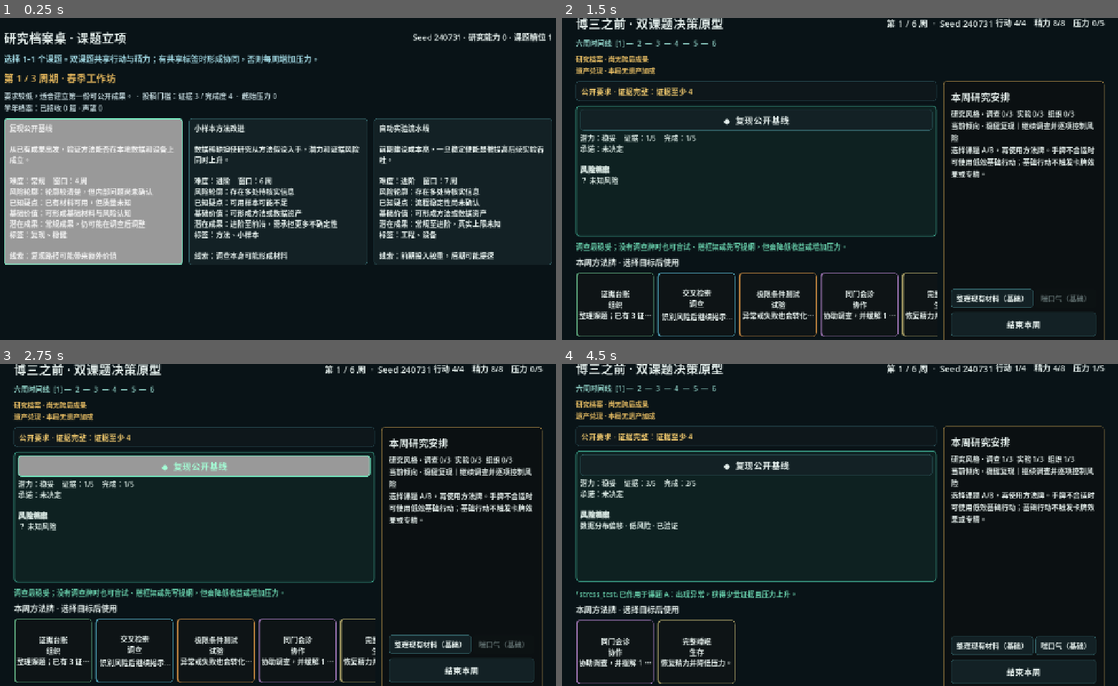
Above: before the commit, frames 1-4 (two rows, left to right).
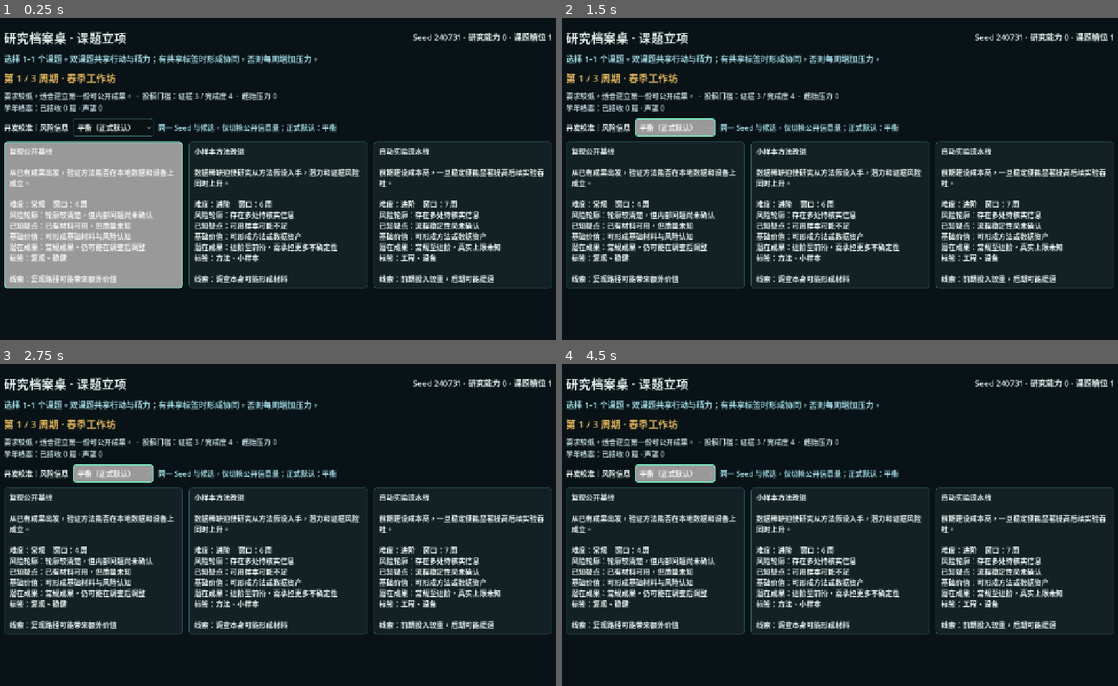
Above: after the commit, the same moments.

Repository: wangyuanjie035-creator/-test
Game: Godot game, scene res://scenes/topic_pool/dynamic_topic_entry.tscn
The game is run twice, just before and just after one commit, with the same random seed, the same clock (stepped at 60 frames per second) and the same inputs.
Inputs (mouse positions are in pixels of both pictures, inside the frame that each line leads up to):
- Up to frame 1 (0.25 s): no input
- Up to frame 2 (1.5 s): click (673, 127) at 0.5 s, where only the run after the commit has a clickable "平衡（正式默认）"; click (840, 63) at 1.25 s, where only the run before the commit has a clickable "开始研究周期（1 个课题）"
- Up to frame 3 (2.75 s): click (194, 467) at 2 s, where only the run before the commit has a clickable "◆ 复现公开基线"
- Up to frame 4 (4.5 s): click (612, 650) at 2.75 s, where only the run before the commit has a clickable "证据台账 组织 整理课题；已有 3 证据时额外获得 1 完…"; click (612, 650) at 3.5 s, where only the run before the commit has a clickable "交叉检索 调查 识别风险后继续揭示另一个未知风险，但压力 …"; click (612, 663) at 4.25 s, where only the run before the commit has a clickable "极限条件测试 试验 异常或失败也会转化为 1 点证据。"

The runs differ from the first frame. In frame 1, 18% of the frame differs, in the area x 0-100%, y 31-84%; in frame 2, 24%; in frame 3, 27%, in the area x 0-100%, y 0-100%; in frame 4, 24%.

Commit message:
feat: add risk information calibration control

Diff:
--- a/scenes/topic_pool/dynamic_topic_entry.tscn
+++ b/scenes/topic_pool/dynamic_topic_entry.tscn
@@ -90,6 +90,28 @@
 text = "研究窗口与学年档案"
 autowrap_mode = 2
 
+[node name="CalibrationRow" type="HBoxContainer" parent="Margin/Layout/ChoiceArea"]
+unique_name_in_owner = true
+layout_mode = 2
+theme_override_constants/separation = 10
+
+[node name="CalibrationLabel" type="Label" parent="Margin/Layout/ChoiceArea/CalibrationRow"]
+layout_mode = 2
+text = "开发校准｜风险信息"
+
+[node name="InformationLevelOption" type="OptionButton" parent="Margin/Layout/ChoiceArea/CalibrationRow"]
+unique_name_in_owner = true
+custom_minimum_size = Vector2(180, 40)
+layout_mode = 2
+focus_mode = 2
+
+[node name="CalibrationHint" type="Label" parent="Margin/Layout/ChoiceArea/CalibrationRow"]
+layout_mode = 2
+size_flags_horizontal = 3
+theme_override_colors/font_color = Color(0.61, 0.82, 0.86, 1)
+text = "同一 Seed 与候选，仅切换公开信息量；正式默认：平衡"
+autowrap_mode = 2
+
 [node name="CandidateScroll" type="ScrollContainer" parent="Margin/Layout/ChoiceArea"]
 layout_mode = 2
 size_flags_vertical = 3
--- /dev/null
+++ b/scripts/tools/validate_phase_two_calibration_ui.gd
@@ -0,0 +1,56 @@
+extends SceneTree
+
+const ENTRY_SCENE: PackedScene = preload(
+	"res://scenes/topic_pool/dynamic_topic_entry.tscn"
+)
+
+
+func _initialize() -> void:
+	call_deferred("_run")
+
+
+func _run() -> void:
+	var entry: DynamicTopicEntry = ENTRY_SCENE.instantiate() as DynamicTopicEntry
+	entry.run_seed = 240731
+	entry.growth_rank = 1
+	root.add_child(entry)
+	await process_frame
+	await process_frame
+	var option: OptionButton = entry.get_node(
+		"Margin/Layout/ChoiceArea/CalibrationRow/InformationLevelOption"
+	)
+	var grid: GridContainer = entry.get_node(
+		"Margin/Layout/ChoiceArea/CandidateScroll/CandidateGrid"
+	)
+	if option.item_count != 3 or option.selected != 1:
+		_fail("Calibration control did not start on the balanced profile.")
+		return
+	var candidate_ids: Array[StringName] = []
+	for candidate: ResearchTopicCandidate in entry.portfolio.candidates:
+		candidate_ids.append(candidate.candidate_id)
+	var balanced_text: String = (grid.get_child(0) as Button).text
+	option.select(2)
+	option.item_selected.emit(2)
+	await process_frame
+	var guided_text: String = (grid.get_child(0) as Button).text
+	var refreshed_ids: Array[StringName] = []
+	for candidate: ResearchTopicCandidate in entry.portfolio.candidates:
+		refreshed_ids.append(candidate.candidate_id)
+	if candidate_ids != refreshed_ids:
+		_fail("Changing information level rerolled the candidates.")
+		return
+	if balanced_text == guided_text:
+		_fail("Changing information level did not update the public clues.")
+		return
+	if entry.candidate_information_level != (
+		ResearchTopicCandidatePresenter.InformationLevel.GUIDED
+	):
+		_fail("Calibration selection was not retained by the entry screen.")
+		return
+	print("PHASE_TWO_CALIBRATION_UI: PASS")
+	quit(0)
+
+
+func _fail(message: String) -> void:
+	push_error("PHASE_TWO_CALIBRATION_UI: %s" % message)
+	quit(1)
--- a/scripts/topic_pool/ui/dynamic_topic_entry.gd
+++ b/scripts/topic_pool/ui/dynamic_topic_entry.gd
@@ -22,12 +22,15 @@
 
 @export var run_seed: int = 240731
 @export_range(0, 3, 1) var growth_rank: int = 0
+@export var show_information_calibration: bool = true
 
 @onready var seed_label: Label = %SeedLabel
 @onready var header: Control = $Margin/Layout/Header
 @onready var instruction_label: Label = %InstructionLabel
 @onready var window_label: Label = %WindowLabel
 @onready var year_summary_label: Label = %YearSummaryLabel
+@onready var calibration_row: HBoxContainer = %CalibrationRow
+@onready var information_level_option: OptionButton = %InformationLevelOption
 @onready var candidate_grid: GridContainer = %CandidateGrid
 @onready var choice_area: Control = %ChoiceArea
 @onready var cycle_host: Control = %CycleHost
@@ -41,15 +44,44 @@
 var last_cycle_result: Dictionary = {}
 var current_route_id: StringName = &"single"
 var year_finished: bool = false
+var candidate_information_level: ResearchTopicCandidatePresenter.InformationLevel = (
+	ResearchTopicCandidatePresenter.InformationLevel.BALANCED
+)
 
 
 func _ready() -> void:
 	archive_button.pressed.connect(_on_primary_button_pressed)
+	_setup_information_calibration()
 	year_session = ACADEMIC_YEAR_SESSION.new() as AcademicYearSession
 	add_child(year_session)
 	year_session.start_academic_year(run_seed)
 	_apply_current_cycle_context()
 	_start_candidate_round()
+
+
+func _setup_information_calibration() -> void:
+	calibration_row.visible = show_information_calibration
+	information_level_option.clear()
+	information_level_option.add_item(
+		"遮蔽",
+		ResearchTopicCandidatePresenter.InformationLevel.VEILED
+	)
+	information_level_option.add_item(
+		"平衡（正式默认）",
+		ResearchTopicCandidatePresenter.InformationLevel.BALANCED
+	)
+	information_level_option.add_item(
+		"引导",
+		ResearchTopicCandidatePresenter.InformationLevel.GUIDED
+	)
+	information_level_option.select(1)
+	information_level_option.item_selected.connect(_on_information_level_selected)
+
+
+func _on_information_level_selected(index: int) -> void:
+	candidate_information_level = information_level_option.get_item_id(index)
+	if portfolio != null:
+		_refresh_candidate_cards()
 
 
 func _start_candidate_round() -> void:
@@ -406,4 +438,7 @@
 
 
 func _candidate_card_text(candidate: ResearchTopicCandidate) -> String:
-	return CANDIDATE_PRESENTER.format_candidate_card(candidate)
+	return CANDIDATE_PRESENTER.format_candidate_card(
+		candidate,
+		candidate_information_level
+	)
Not shown, changed: docs/production/DUAL_TOPIC_SCHEDULE.md
